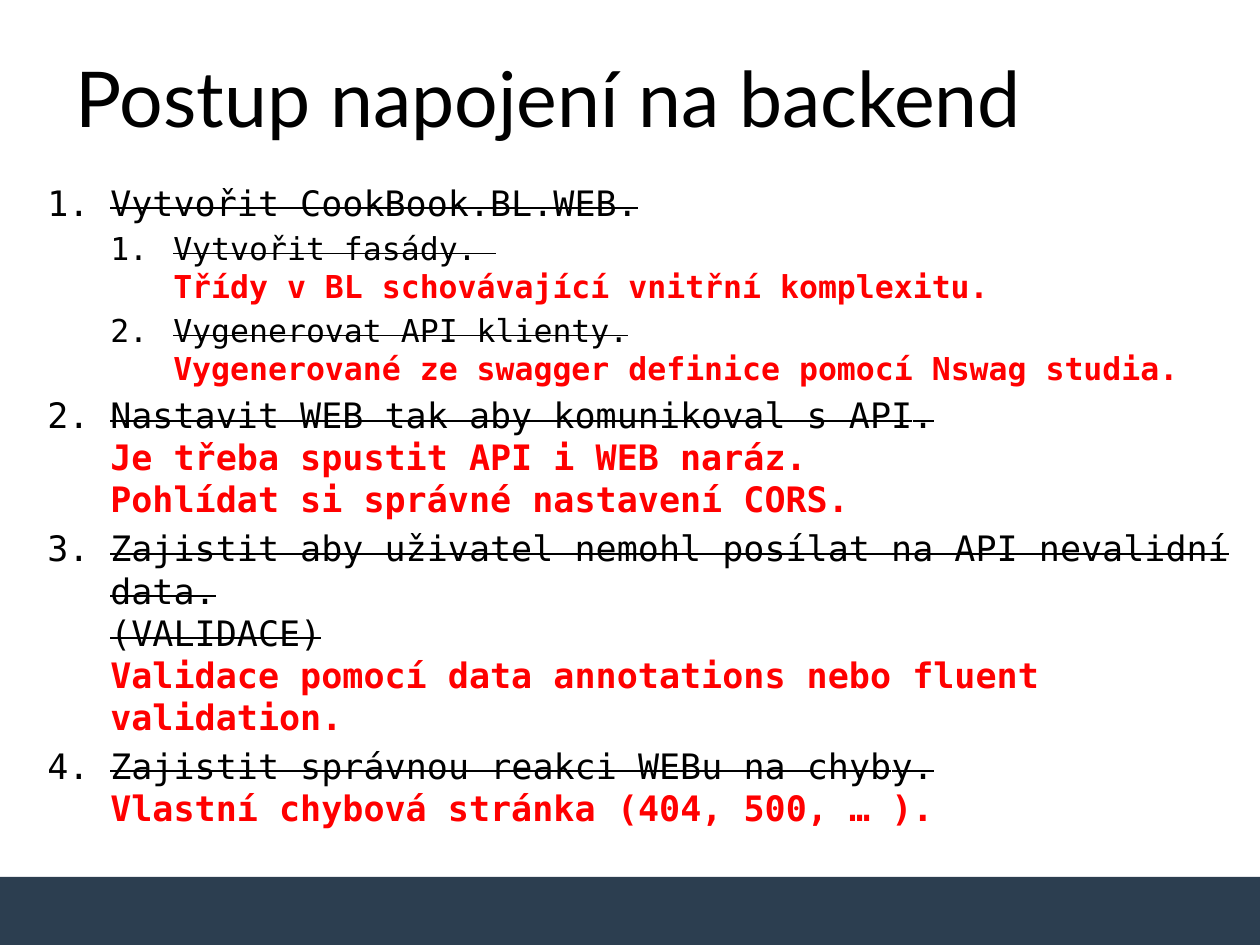
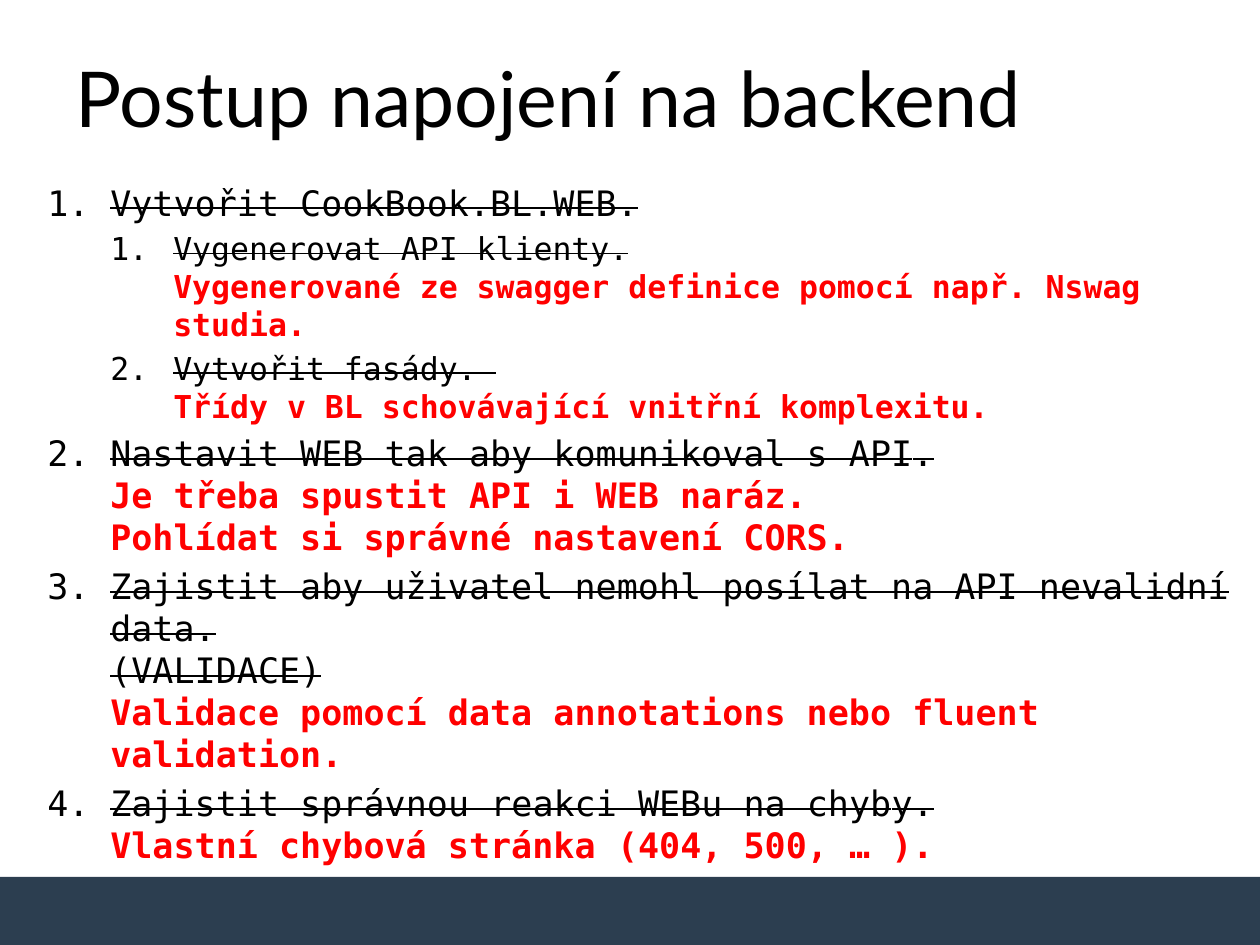
Before and after one commit to MichalTichy/Lecture-Integrating-Blazor-with-Backend, a slide deck: slide 29 of slides.pptx (slide 28 before the commit). Drawn at 1260x945 pixels with LibreOffice and Linux fonts; fonts in the diff are those of the drawing; background and template pictures are left out. Boxes give left, top, right and bottom in pixels: in the first picture for what was removed or moved away, otherwise in the second. Text is boxed around its words. In the diff, an @@ line names an element or a change of style, - is before the commit and + after.

```diff
--- a/slides.pptx
+++ b/slides.pptx
@@ text at bbox=[173, 236, 1141, 337]: paragraph added @@
+  1. Vygenerovat API klienty.
+     Vygenerované ze swagger definice pomocí např. Nswag studia.
@@ text at bbox=[173, 318, 1179, 387]: paragraph removed @@
-  2. Vygenerovat API klienty.
-     Vygenerované ze swagger definice pomocí Nswag studia.
```
Also in this commit, not shown: 7 other slides changed, 1 slide added, 8 other files.
